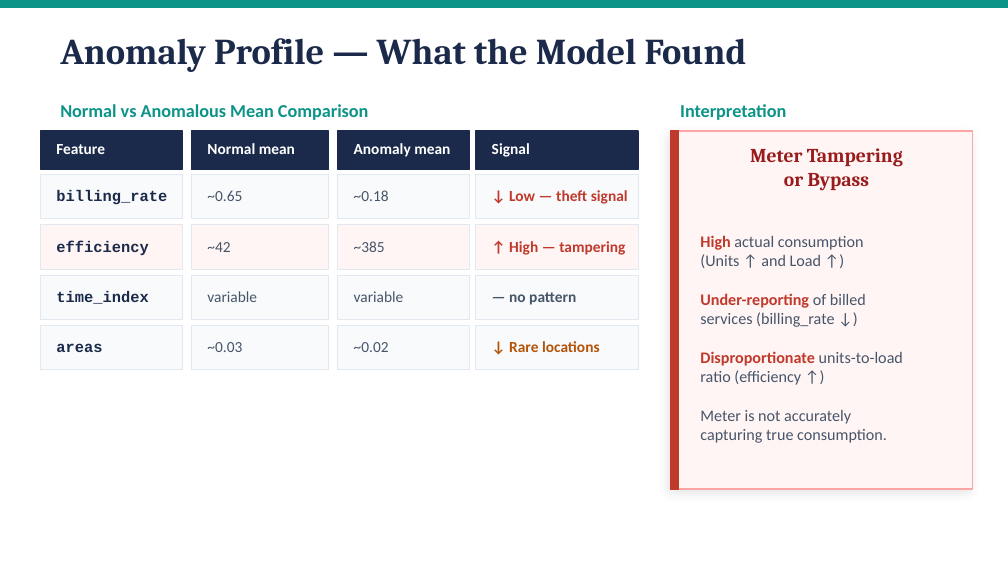
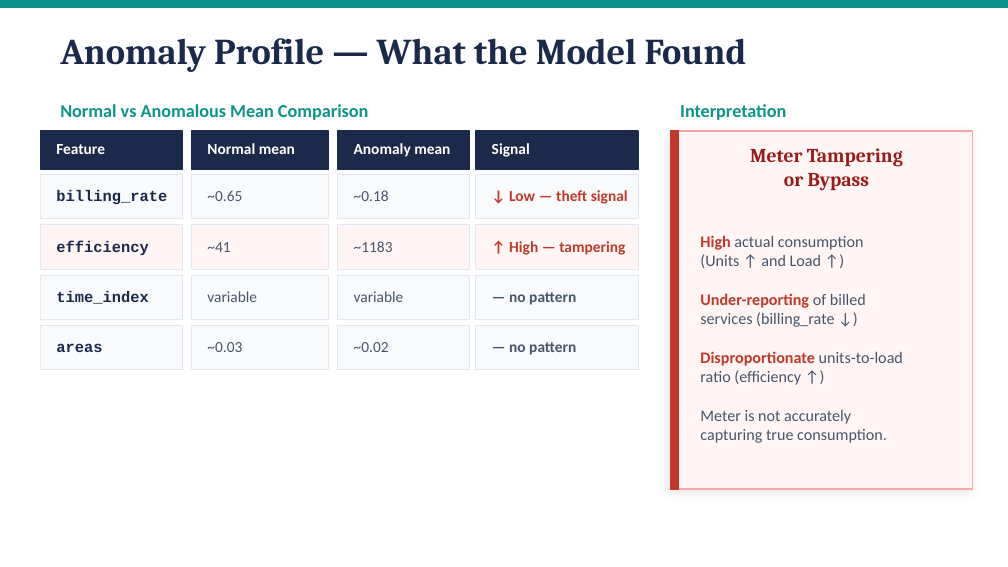
Before and after one commit to amanj4/aman-training-modules, a slide deck: slide 23 of Summary/training_review.pptx (slide 21 before the commit). Drawn at 1008x567 pixels with LibreOffice and Linux fonts; fonts in the diff are those of the drawing. Boxes give left, top, right and bottom in pixels: in the first picture for what was removed or moved away, otherwise in the second. Text is boxed around its words. In the diff, an @@ line names an element or a change of style, - is before the commit and + after.

Commit message:
Update slides

```diff
--- a/Summary/training_review.pptx
+++ b/Summary/training_review.pptx
@@ text at (x1=207, y1=242, x2=230, y2=252): text changed @@
-~42
+~41
@@ text at (x1=354, y1=241, x2=393, y2=252): text changed @@
-~385
+~1183
@@ text at (x1=509, y1=342, x2=576, y2=355): text changed; text colour #B45309 to #475569 @@
-↓ Rare locations
+— no pattern
```
Also in this commit, not shown: 1 other slide changed, 2 slides added.
